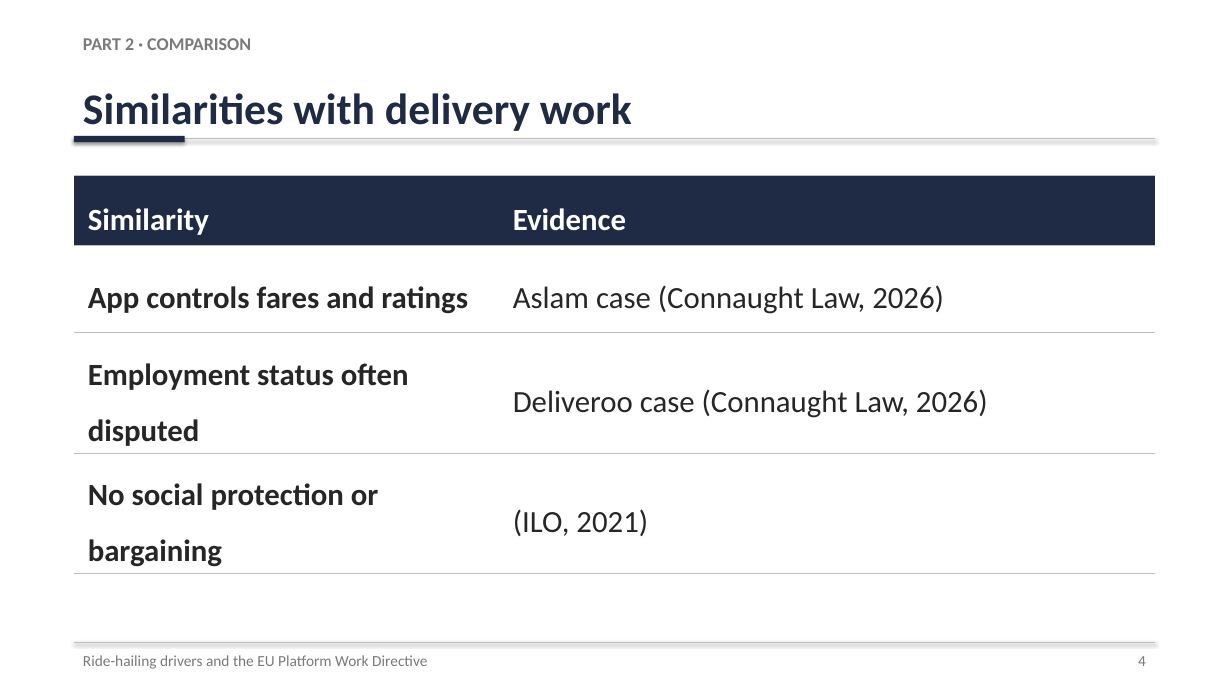
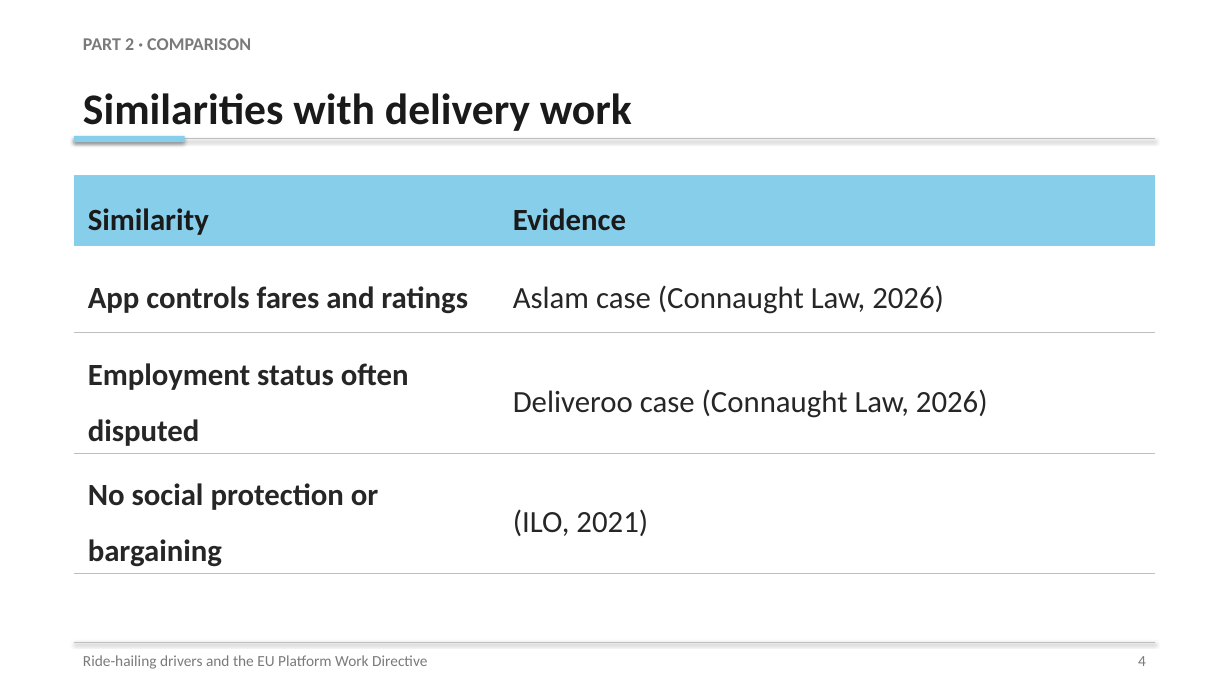
Before and after one commit to karanrg22-svg/skill, a slide deck: slide 4 of Ride-Hailing_Presentation.pptx. Drawn at 1232x693 pixels with LibreOffice and Linux fonts; fonts in the diff are those of the drawing. Boxes give left, top, right and bottom in pixels: in the first picture for what was removed or moved away, otherwise in the second. Text is boxed around its words. In the diff, an @@ line names an element or a change of style, - is before the commit and + after.

```diff
--- a/Ride-Hailing_Presentation.pptx
+++ b/Ride-Hailing_Presentation.pptx
@@ text "Similarities with delivery work" at <box>83,93,632,131</box>: text colour #1F2A44 to #1A1A1A @@
@@ rectangle at <box>74,136,185,142</box>: fill #1F2A44 to #87CEEB @@
@@ table at <box>74,176,1155,571</box> @@
@@ fill #1F2A44 to #87CEEB in row 1 @@
@@ text colour #FFFFFF to #1A1A1A in "Similarity", "Evidence" @@
```
Also in this commit, not shown: 10 other slides changed.
